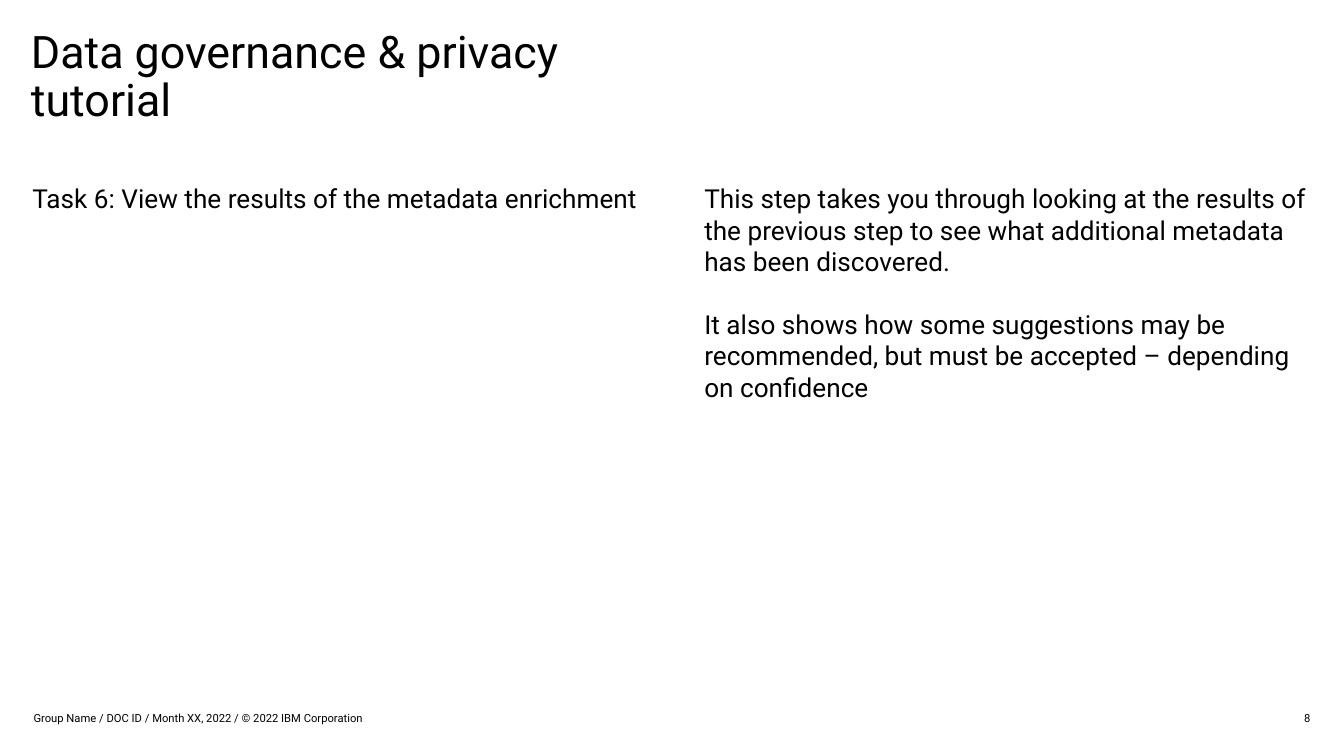
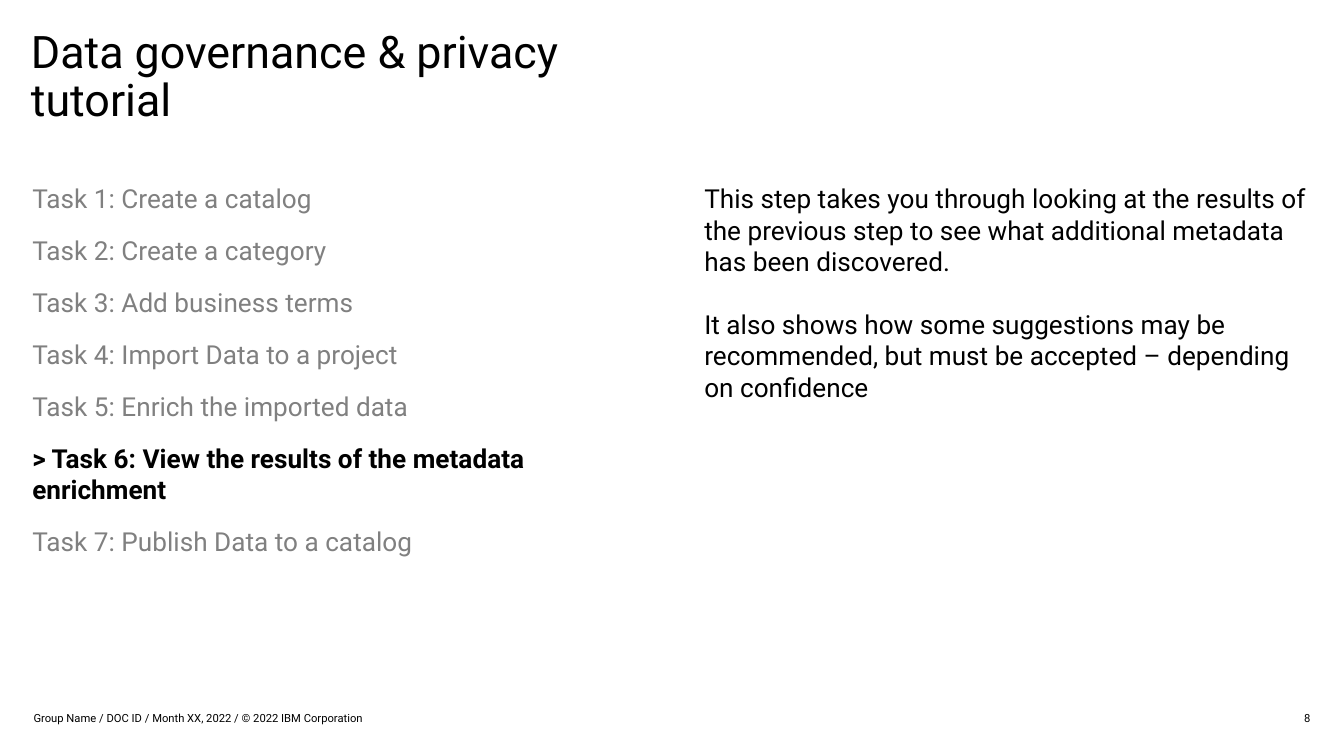
Before and after one commit to IBM/ai-data-workshop, a slide deck: slide 8 of data-governance-lab/DataAndGovernanceLab.pptx. Drawn at 1344x756 pixels with LibreOffice and Linux fonts; fonts in the diff are those of the drawing. Boxes give left, top, right and bottom in pixels: in the first picture for what was removed or moved away, otherwise in the second. Text is boxed around its words. In the diff, an @@ line names an element or a change of style, - is before the commit and + after.

Commit message:
Add task navigation to lab guidance charts

```diff
--- a/data-governance-lab/DataAndGovernanceLab.pptx
+++ b/data-governance-lab/DataAndGovernanceLab.pptx
@@ text at <box>32,188,524,557</box>: text changed; text colour #000000 to #808080 @@
-Task 6: View the results of the metadata enrichment
+Task 1: Create a catalog
+Task 2: Create a category
+Task 3: Add business terms
+Task 4: Import Data to a project
+Task 5: Enrich the imported data
+> Task 6: View the results of the metadata enrichment
+Task 7: Publish Data to a catalog
```
Also in this commit, not shown: 7 other slides changed, 2 other files.
